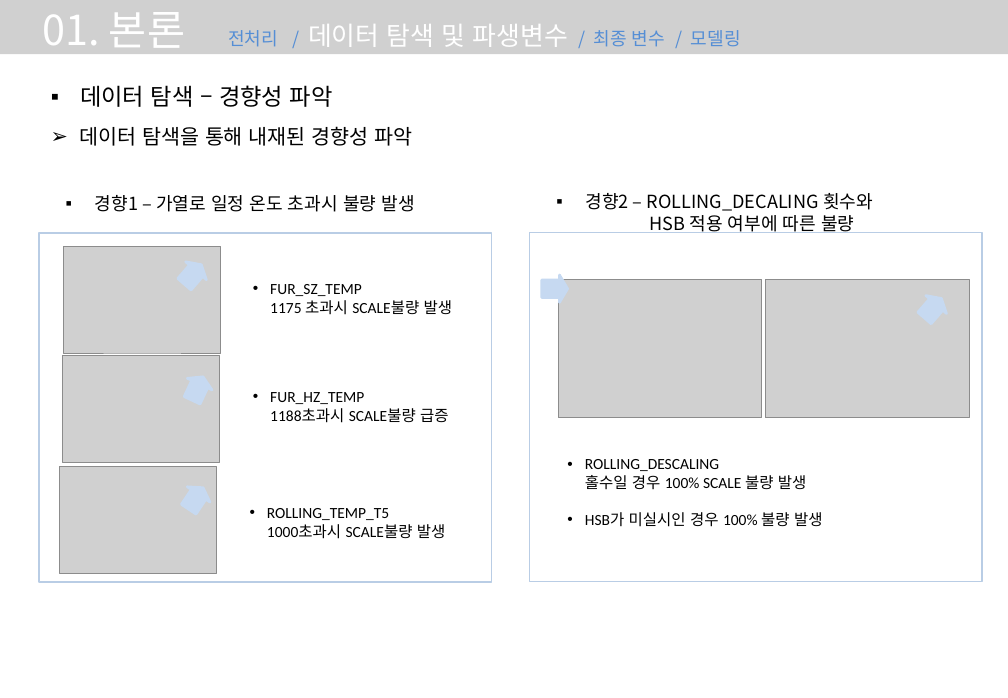
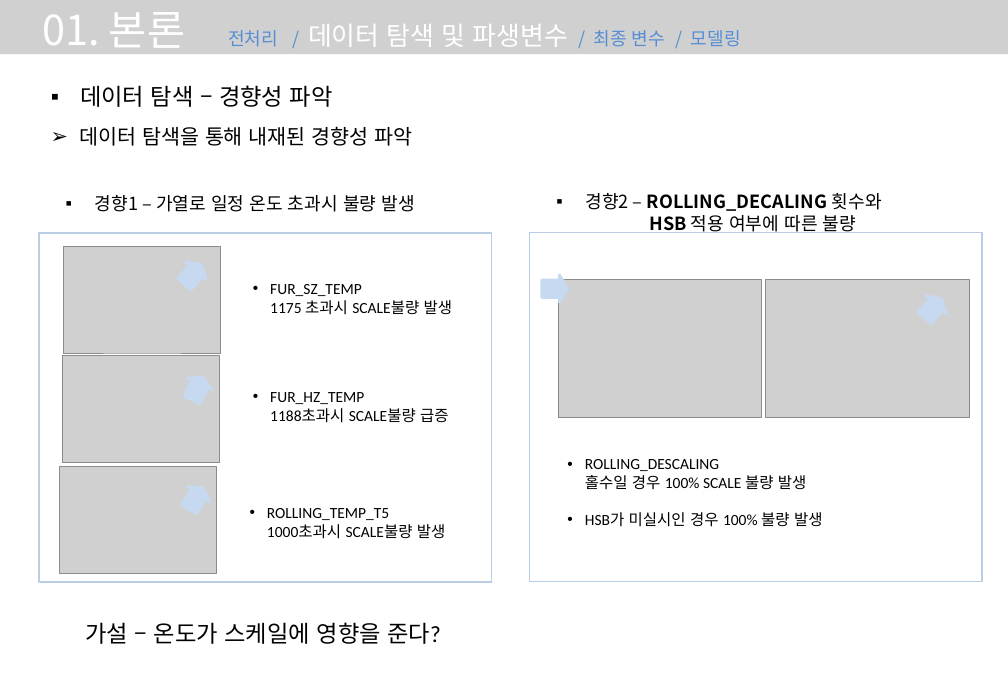
Before and after one commit to InkyunMoon/-----, a slide deck: slide 9 of 스케일 불량요인 파악과 개선기회 도출.pptx. Drawn at 1008x698 pixels with LibreOffice and Linux fonts; fonts in the diff are those of the drawing; grey boxes stand for pictures. Boxes give left, top, right and bottom in pixels: in the first picture for what was removed or moved away, otherwise in the second. Text is boxed around its words. In the diff, an @@ line names an element or a change of style, - is before the commit and + after.

```diff
--- a/스케일 불량요인 파악과 개선기회 도출.pptx
+++ b/스케일 불량요인 파악과 개선기회 도출.pptx
@@ text "경향2 – ROLLING_DECALING 횟수와 HSB ..." at (x1=585, y1=193, x2=882, y2=233): bold on in "ROLLING_DECALING HSB" @@
@@ text added at (x1=86, y1=622, x2=441, y2=644), 18 pt, text #000000 @@
+가설 – 온도가 스케일에 영향을 준다?
```
Also in this commit, not shown: 3 other slides changed, 8 other files.
